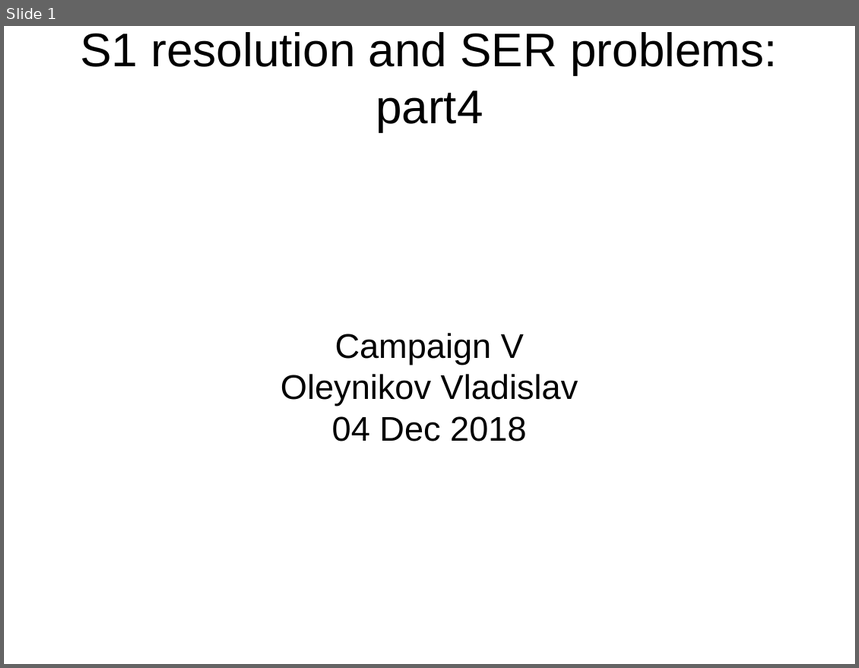
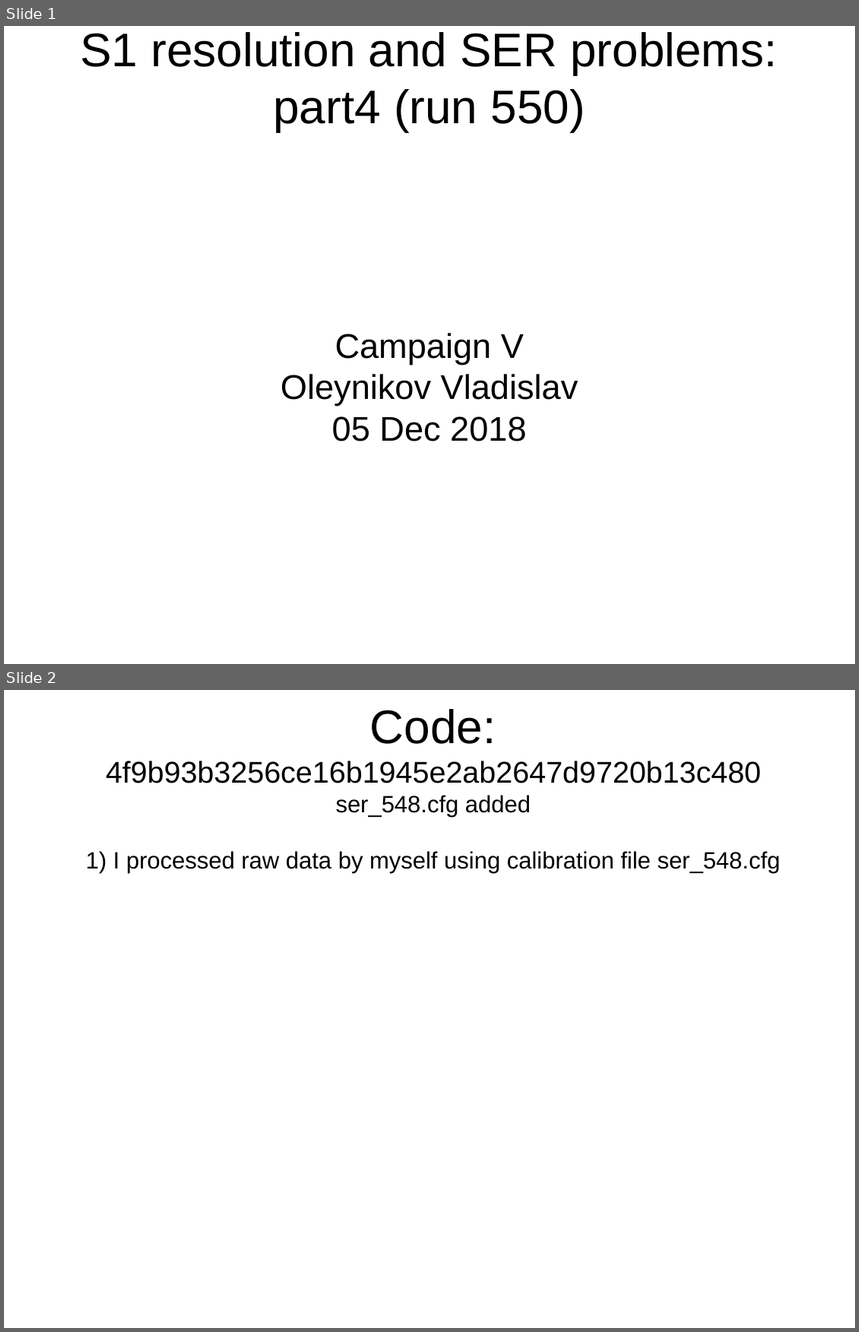
Before and after one commit to Vlad-ole/Red_Reports, a slide deck: S1 resolution and SER problems:part4 (run 550).odp. Shown one above the other, each under a label of ours: slide 1 before the commit, slides 1 and 2 after it. The pictures are 859x668 and 859x1332 pixels, drawn with LibreOffice and Linux fonts; fonts in the diff are those of the drawing. Boxes give left, top, right and bottom in pixels: in the first picture for what was removed or moved away, otherwise in the second. Text is boxed around its words. In the diff, an @@ line names an element or a change of style, - is before the commit and + after.

Commit message:
add S1 resolution

```diff
--- a/S1 resolution and SER problems:part4 (run 550).odp
+++ b/S1 resolution and SER problems:part4 (run 550).odp
@@ slide 2 added at <box>4,690,855,1328</box>, background #FFFFFF @@
@@ title added at <box>86,709,781,874</box>, 22 pt, text #000000 @@
+Code:
+4f9b93b3256ce16b1945e2ab2647d9720b13c480
+ser_548.cfg added
+1) I processed raw data by myself using calibration file ser_548.cfg
@@ slide 1 changed as well @@
@@ title at <box>81,32,777,132</box>: text changed @@
-S1 resolution and SER problems:
-part4
+S1 resolution and SER problems:
+part4 (run 550)
@@ subtitle at <box>332,417,526,442</box>: text changed @@
-04 Dec 2018
+05 Dec 2018
```
Also in this commit, not shown: 24 other slides added, 7 slides removed, 4 other files.
